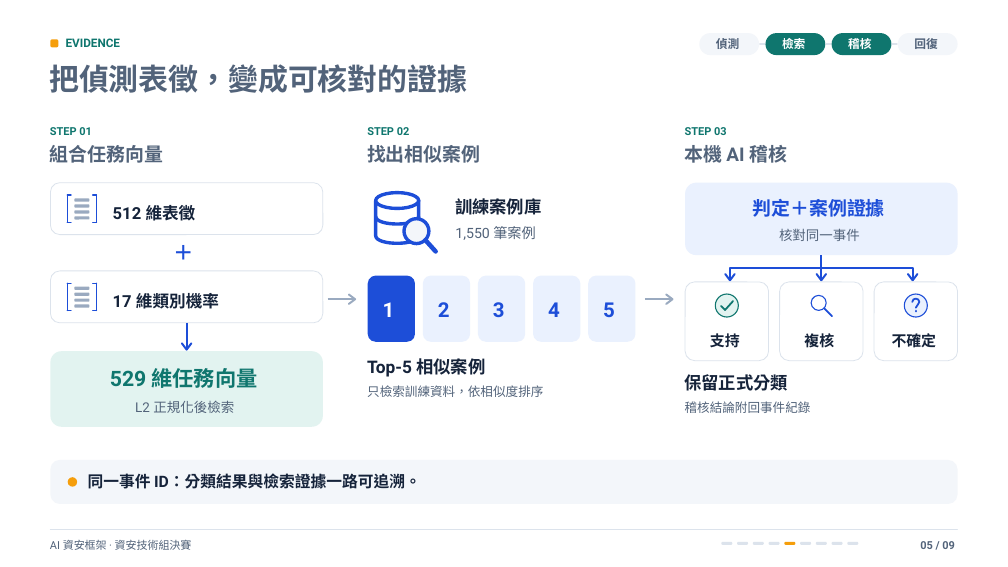
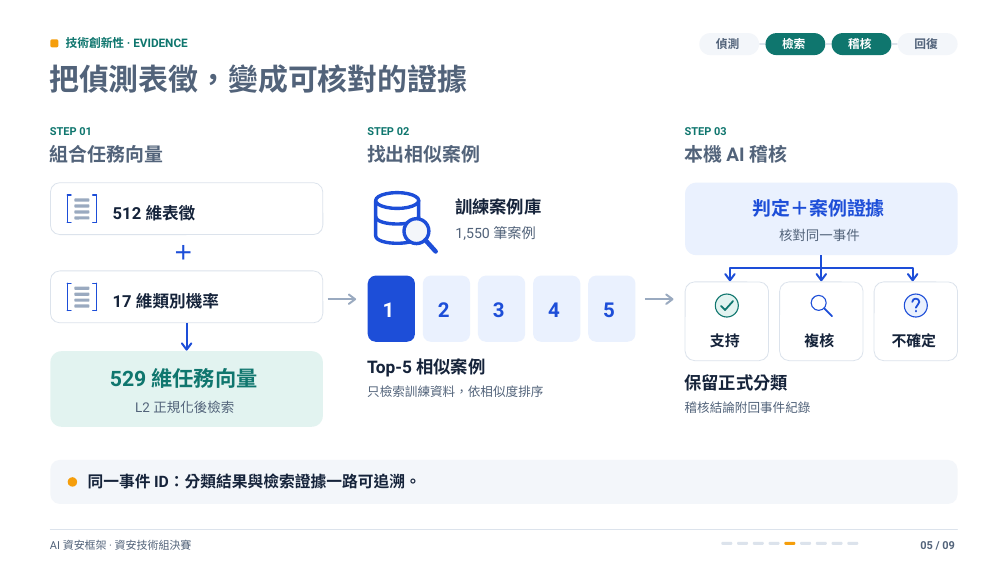
Before and after one commit to Lily09-project/innoserve-competition, a slide deck: slide 5 of deliverables/決賽簡報_AI資安框架.pptx. Drawn at 1008x567 pixels with LibreOffice and Linux fonts; fonts in the diff are those of the drawing. Boxes give left, top, right and bottom in pixels: in the first picture for what was removed or moved away, otherwise in the second. Text is boxed around its words. In the diff, an @@ line names an element or a change of style, - is before the commit and + after.

```diff
--- a/deliverables/決賽簡報_AI資安框架.pptx
+++ b/deliverables/決賽簡報_AI資安框架.pptx
@@ text at <box>66,37,187,48</box>: text changed @@
-EVIDENCE
+技術創新性 · EVIDENCE
```
Also in this commit, not shown: 5 other slides changed, 34 other files.
